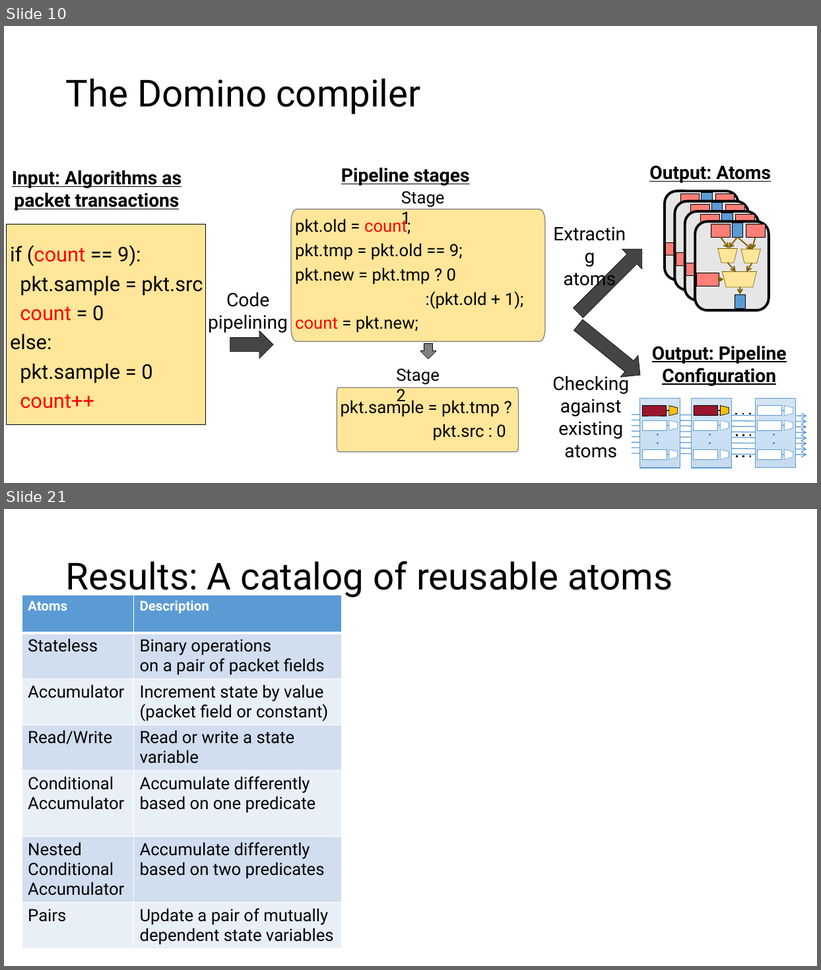
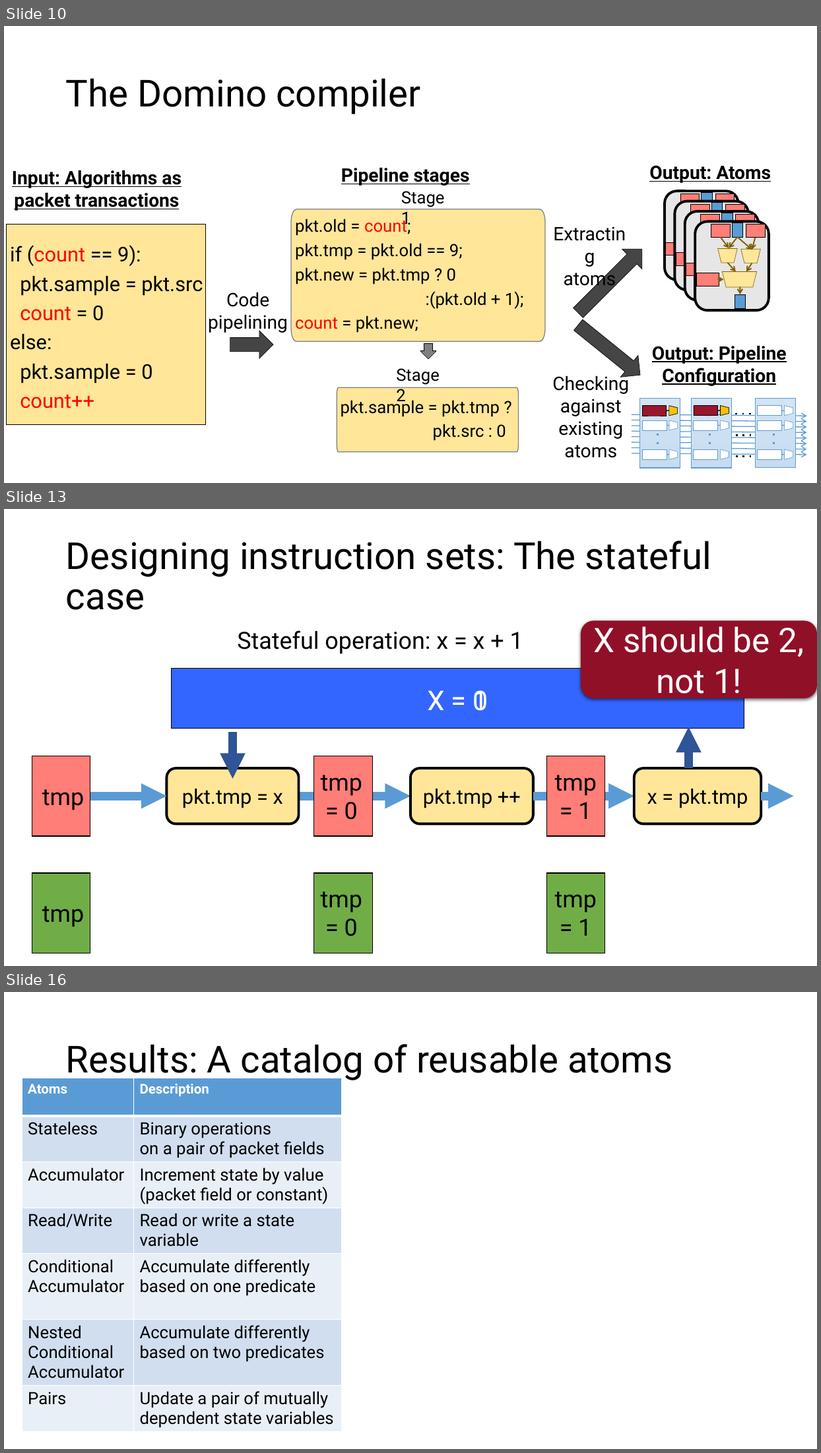
Before and after one commit to anirudhSK/pifo-domino-marple-ppts, a slide deck: uw_talk.pptx. Shown one above the other, each under a label of ours: slides 10 and 21 before the commit, slides 10, 13 and 16 after it; the slides between them are not shown. The pictures are 821x970 and 821x1453 pixels, drawn with LibreOffice and Linux fonts; fonts in the diff are those of the drawing. Boxes give left, top, right and bottom in pixels: in the first picture for what was removed or moved away, otherwise in the second. Text is boxed around its words. In the diff, an @@ line names an element or a change of style, - is before the commit and + after.

```diff
--- a/uw_talk.pptx
+++ b/uw_talk.pptx
@@ slide 13 added at [4,509,817,966], background #FFFFFF @@
@@ title added at [66,541,712,610], 44 pt, text #000000 @@
+Designing instruction sets: The stateful case
@@ rounded rectangle added at [581,621,817,698], fill #901028, 40 pt, text #FFFFFF @@
+X should be 2,
+not 1!
@@ text added at [237,630,523,654], 28 pt, text #000000 @@
+  Stateful operation: x = x + 1
@@ rectangle added at [171,668,744,729], fill #3366FF, outline #000000 0.5 pt @@
@@ text added at [428,691,488,711], 32 pt, text #FFFFFF @@
+X = 1
@@ text added at [473,691,488,711], 32 pt, text #FFFFFF @@
+X = 0
@@ arrow added from (233, 732) to (233, 779), #2F5597 10 pt @@
@@ arrow added from (689, 768) to (689, 727), #2F5597 10 pt @@
@@ group added at [314,756,372,836]: 2 lines, 1 rectangle, 1 text @@
+tmp
+= 0
@@ group added at [547,756,605,836]: 2 lines, 1 rectangle, 1 text @@
+tmp
+= 1
@@ group added at [32,756,90,836]: 2 lines, 1 rectangle, 1 text @@
+tmp
@@ group added at [90,768,794,824]: 4 arrows, 3 rounded rectangles @@
+pkt.tmp = x
+pkt.tmp ++
+x = pkt.tmp
@@ group added at [314,873,372,954]: 2 lines, 1 rectangle, 1 text @@
+tmp
+= 0
@@ group added at [547,873,605,954]: 2 lines, 1 rectangle, 1 text @@
+tmp
+= 1
@@ group added at [32,873,90,954]: 2 lines, 1 rectangle, 1 text @@
+tmp
@@ what was slide 21 is now slide 16 @@
```
Also in this commit, not shown: 6 slides changed, 5 other slides added, 1 slide removed.
